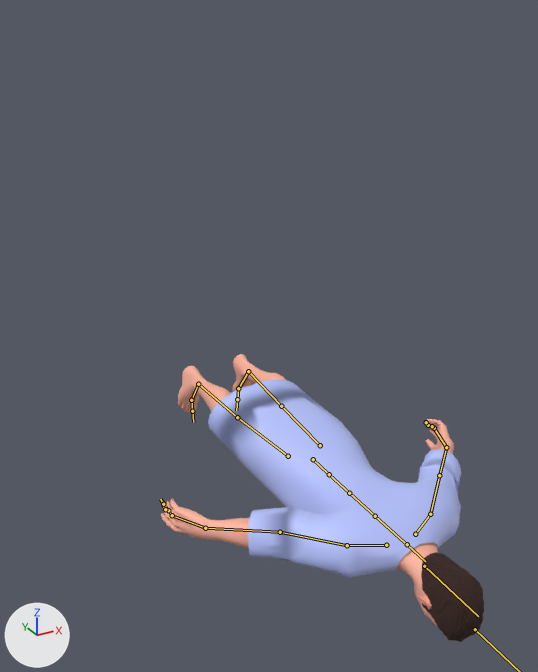
Before and after pictures for a commit that changed the FBX model ProjetoAsylum/Assets/Players/MaleHit.fbx.
The view is the same before and after, from a 50 mm lens placed at (-6.57, -14.73, 8.21), pointed at (-0.57, -3.82, 2.76). The lights are fixed; the arrows at lower left show +X, +Y and +Z. The bones that bend it are drawn over the model as lines.

In view in the first picture: 'Cabelo', 'Corpo', 'Roupa', 'Sombrancelha'.
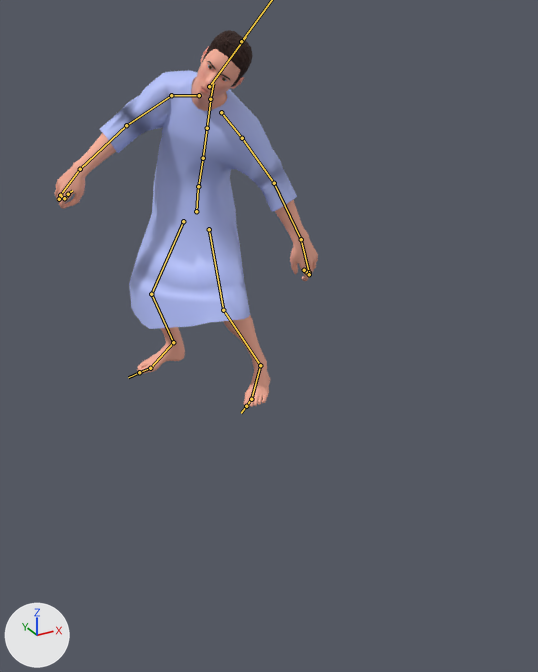
The newer file adds an action. The first version stands in its rest pose; the second is drawn at frame 13 of the action 'Armature|Hit'.

Changed parts and their boxes (x1, y1, x2, y2) in the pictures (538 x 672 px):
```json
{"object": "Roupa", "change": "posed", "before": [208, 380, 461, 578], "after": [99, 70, 297, 329], "on screen": "22% narrower, 31% taller"}
{"object": "Corpo", "change": "posed", "before": [161, 354, 454, 627], "after": [54, 47, 318, 407]}
{"object": "Cabelo", "change": "posed", "before": [421, 552, 484, 642], "after": [202, 30, 253, 87], "on screen": "19% narrower, 36% shorter"}
{"object": "Sombrancelha", "change": "posed", "after": [208, 61, 230, 80], "on screen": "not visible before"}
{"object": "Olhos", "change": "posed", "after": [208, 64, 227, 81], "on screen": "not visible before"}
{"bone": "mixamorig:Hips", "before": "(313, 459) to (327, 473)", "after": "(196, 211) to (198, 189)"}
{"bone": "mixamorig:Spine", "before": "(329, 474) to (349, 493)", "after": "(198, 186) to (203, 158)"}
{"bone": "mixamorig:Spine1", "before": "(349, 493) to (375, 516)", "after": "(203, 158) to (207, 128)"}
{"bone": "mixamorig:Spine2", "before": "(375, 516) to (404, 542)", "after": "(207, 128) to (210, 101)"}
{"bone": "mixamorig:Neck", "before": "(407, 544) to (425, 561)", "after": "(210, 99) to (213, 83)"}
{"bone": "mixamorig:Head", "before": "(424, 566) to (478, 616)", "after": "(209, 86) to (246, 36)"}
{"bone": "mixamorig:LeftShoulder", "before": "(415, 534) to (430, 514)", "after": "(221, 112) to (242, 138)"}
{"bone": "mixamorig:LeftHandIndex2", "before": "(432, 426) to (429, 424)", "after": "(309, 274) to (306, 272)"}
{"bone": "mixamorig:RightShoulder", "before": "(386, 545) to (347, 545)", "after": "(199, 95) to (171, 95)"}
{"bone": "mixamorig:RightArm", "before": "(347, 545) to (280, 532)", "after": "(171, 95) to (126, 125)"}
{"bone": "mixamorig:RightHandIndex2", "before": "(168, 510) to (165, 506)", "after": "(59, 199) to (62, 196)"}
{"bone": "mixamorig:LeftUpLeg", "before": "(320, 445) to (281, 406)", "after": "(209, 229) to (223, 310)"}
{"bone": "mixamorig:LeftLeg", "before": "(281, 406) to (248, 371)", "after": "(223, 310) to (260, 365)"}
{"bone": "mixamorig:LeftFoot", "before": "(248, 371) to (238, 388)", "after": "(260, 365) to (251, 399)"}
{"bone": "mixamorig:RightUpLeg", "before": "(288, 456) to (237, 417)", "after": "(183, 221) to (151, 294)"}
{"bone": "mixamorig:RightLeg", "before": "(237, 417) to (198, 384)", "after": "(151, 294) to (173, 342)"}
{"bone": "mixamorig:RightFoot", "before": "(198, 384) to (191, 400)", "after": "(173, 342) to (150, 368)"}
```

Scene script edits in JSON lines:
```json
{"block": "bone_mixamorig_hips", "where": "bone_mixamorig_hips = bpy.data.objects['Armature'].pose.bones['mixamorig:Hips']"}
{"op": "set", "path": "bone_mixamorig_hips.location", "old": "(0.0, 0.0, 0.0)", "new": "(-13.0, -484.0, -377.0)"}
{"op": "set", "path": "bone_mixamorig_hips.rotation_quaternion", "old": "(1.0, 0.0, 0.0, 0.0)", "new": "(0.603, -0.594, -0.413, 0.335)", "note": "degrees (0, 0, 0) -> degrees (-93, -6, 64)"}
{"block": "bone_mixamorig_spine", "where": "bone_mixamorig_spine = bpy.data.objects['Armature'].pose.bones['mixamorig:Spine']  # child of 'mixamorig:Hips'"}
{"op": "set", "path": "bone_mixamorig_spine.rotation_quaternion", "old": "(1.0, 0.0, 0.0, 0.0)", "new": "(0.995, 0.046, 0.005, -0.086)", "note": "degrees (0, 0, 0) -> degrees (5, 1, -10)"}
{"block": "bone_mixamorig_spine1", "where": "bone_mixamorig_spine1 = bpy.data.objects['Armature'].pose.bones['mixamorig:Spine1']  # child of 'mixamorig:Spine'"}
{"op": "set", "path": "bone_mixamorig_spine1.rotation_quaternion", "old": "(1.0, 0.0, 0.0, 0.0)", "new": "(0.991, 0.111, 0.014, -0.071)", "note": "degrees (0, 0, 0) -> degrees (13, 3, -8)"}
{"block": "bone_mixamorig_spine2", "where": "bone_mixamorig_spine2 = bpy.data.objects['Armature'].pose.bones['mixamorig:Spine2']  # child of 'mixamorig:Spine1'"}
{"op": "set", "path": "bone_mixamorig_spine2.rotation_quaternion", "old": "(1.0, 0.0, 0.0, 0.0)", "new": "(0.991, 0.111, 0.014, -0.071)", "note": "degrees (0, 0, 0) -> degrees (13, 3, -8)"}
{"block": "bone_mixamorig_neck", "where": "bone_mixamorig_neck = bpy.data.objects['Armature'].pose.bones['mixamorig:Neck']  # child of 'mixamorig:Spine2'"}
{"op": "set", "path": "bone_mixamorig_neck.rotation_quaternion", "old": "(1.0, 0.0, 0.0, 0.0)", "new": "(0.999, 0.006, -0.015, -0.028)", "note": "degrees (0, 0, 0) -> degrees (1, -2, -3)"}
{"block": "bone_mixamorig_head", "where": "bone_mixamorig_head = bpy.data.objects['Armature'].pose.bones['mixamorig:Head']  # child of 'mixamorig:Neck'"}
{"op": "set", "path": "bone_mixamorig_head.rotation_quaternion", "old": "(1.0, 0.0, 0.0, 0.0)", "new": "(0.951, -0.263, 0.127, -0.105)", "note": "degrees (0, 0, 0) -> degrees (-32, 11, -16)"}
{"block": "bone_mixamorig_leftshoulder", "where": "bone_mixamorig_leftshoulder = bpy.data.objects['Armature'].pose.bones['mixamorig:LeftShoulder']  # child of 'mixamorig:Spine2'"}
{"op": "set", "path": "bone_mixamorig_leftshoulder.rotation_quaternion", "old": "(1.0, 0.0, 0.0, 0.0)", "new": "(0.996, -0.085, 0.016, 0.036)", "note": "degrees (0, 0, 0) -> degrees (-10, 2, 4)"}
{"block": "bone_mixamorig_lefthandindex2", "where": "bone_mixamorig_lefthandindex2 = bpy.data.objects['Armature'].pose.bones['mixamorig:LeftHandIndex2']  # child of 'mixamorig:LeftHandIndex1'"}
{"op": "set", "path": "bone_mixamorig_lefthandindex2.rotation_quaternion", "old": "(1.0, 0.0, 0.0, 0.0)", "new": "(0.802, 0.593, -0.008, -0.069)", "note": "degrees (0, 0, 0) -> degrees (73, 4, -7)"}
{"block": "bone_mixamorig_rightshoulder", "where": "bone_mixamorig_rightshoulder = bpy.data.objects['Armature'].pose.bones['mixamorig:RightShoulder']  # child of 'mixamorig:Spine2'"}
{"op": "set", "path": "bone_mixamorig_rightshoulder.rotation_quaternion", "old": "(1.0, 0.0, 0.0, 0.0)", "new": "(0.972, -0.02, -0.171, -0.156)", "note": "degrees (0, 0, 0) -> degrees (1, -20, -18)"}
{"block": "bone_mixamorig_rightarm", "where": "bone_mixamorig_rightarm = bpy.data.objects['Armature'].pose.bones['mixamorig:RightArm']  # child of 'mixamorig:RightShoulder'"}
{"op": "set", "path": "bone_mixamorig_rightarm.rotation_quaternion", "old": "(1.0, 0.0, 0.0, 0.0)", "new": "(0.906, -0.151, -0.115, -0.379)", "note": "degrees (0, 0, 0) -> degrees (-11, -19, -44)"}
{"block": "bone_mixamorig_righthandindex2", "where": "bone_mixamorig_righthandindex2 = bpy.data.objects['Armature'].pose.bones['mixamorig:RightHandIndex2']  # child of 'mixamorig:RightHandIndex1'"}
{"op": "set", "path": "bone_mixamorig_righthandindex2.rotation_quaternion", "old": "(1.0, 0.0, 0.0, 0.0)", "new": "(0.652, 0.728, -0.174, -0.119)", "note": "degrees (0, 0, 0) -> degrees (97, -3, -24)"}
{"block": "bone_mixamorig_leftupleg", "where": "bone_mixamorig_leftupleg = bpy.data.objects['Armature'].pose.bones['mixamorig:LeftUpLeg']  # child of 'mixamorig:Hips'"}
{"op": "set", "path": "bone_mixamorig_leftupleg.rotation_quaternion", "old": "(1.0, 0.0, 0.0, 0.0)", "new": "(0.954, 0.152, -0.17, 0.197)", "note": "degrees (0, 0, 0) -> degrees (14, -23, 21)"}
{"block": "bone_mixamorig_leftleg", "where": "bone_mixamorig_leftleg = bpy.data.objects['Armature'].pose.bones['mixamorig:LeftLeg']  # child of 'mixamorig:LeftUpLeg'"}
{"op": "set", "path": "bone_mixamorig_leftleg.rotation_quaternion", "old": "(1.0, 0.0, 0.0, 0.0)", "new": "(0.934, -0.348, 0.039, 0.071)", "note": "degrees (0, 0, 0) -> degrees (-40, 7, 6)"}
{"block": "bone_mixamorig_leftfoot", "where": "bone_mixamorig_leftfoot = bpy.data.objects['Armature'].pose.bones['mixamorig:LeftFoot']  # child of 'mixamorig:LeftLeg'"}
{"op": "set", "path": "bone_mixamorig_leftfoot.rotation_quaternion", "old": "(1.0, 0.0, 0.0, 0.0)", "new": "(0.974, 0.158, -0.102, -0.128)", "note": "degrees (0, 0, 0) -> degrees (20, -9, -17)"}
{"block": "bone_mixamorig_rightupleg", "where": "bone_mixamorig_rightupleg = bpy.data.objects['Armature'].pose.bones['mixamorig:RightUpLeg']  # child of 'mixamorig:Hips'"}
{"op": "set", "path": "bone_mixamorig_rightupleg.rotation_quaternion", "old": "(1.0, 0.0, 0.0, 0.0)", "new": "(0.976, 0.186, 0.114, -0.002)", "note": "degrees (0, 0, 0) -> degrees (22, 13, 2)"}
{"block": "bone_mixamorig_rightleg", "where": "bone_mixamorig_rightleg = bpy.data.objects['Armature'].pose.bones['mixamorig:RightLeg']  # child of 'mixamorig:RightUpLeg'"}
{"op": "set", "path": "bone_mixamorig_rightleg.rotation_quaternion", "old": "(1.0, 0.0, 0.0, 0.0)", "new": "(0.899, -0.433, 0.009, -0.061)", "note": "degrees (0, 0, 0) -> degrees (-51, -2, -7)"}
{"block": "bone_mixamorig_rightfoot", "where": "bone_mixamorig_rightfoot = bpy.data.objects['Armature'].pose.bones['mixamorig:RightFoot']  # child of 'mixamorig:RightLeg'"}
{"op": "set", "path": "bone_mixamorig_rightfoot.rotation_quaternion", "old": "(1.0, 0.0, 0.0, 0.0)", "new": "(0.977, 0.213, 0.031, 0.003)", "note": "degrees (0, 0, 0) -> degrees (25, 3, 1)"}
```
